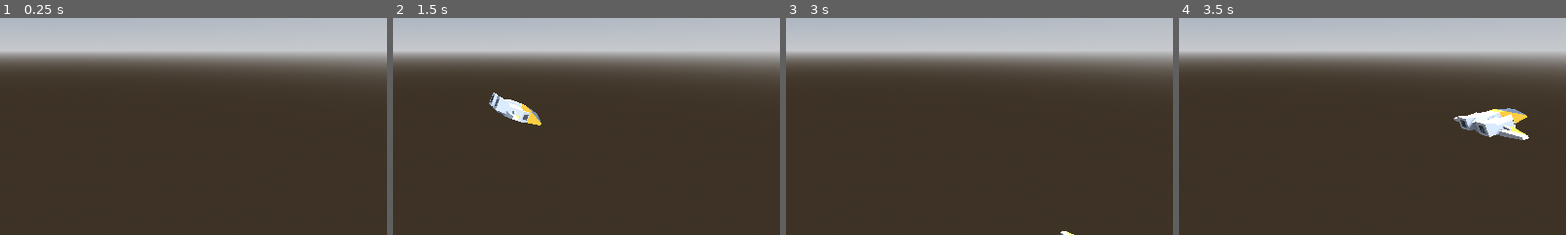
Above: before the commit, frames 1-4 (left to right).
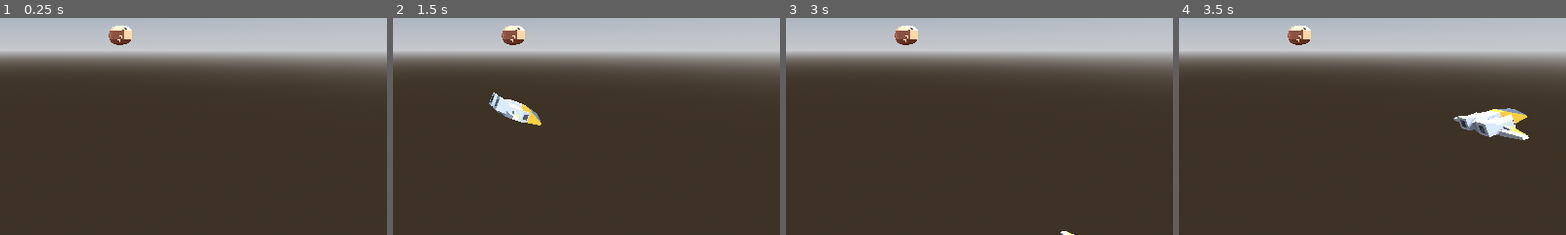
Above: after the commit, the same moments.

Repository: thomz2/smd-space-shooter
Game: Godot game, scene res://scenes/map/test_map.tscn
The game is run twice, just before and just after one commit, with the same random seed, the same clock (stepped at 60 frames per second) and the same inputs. The project has no main scene, so this scene is started directly.
Inputs:
- Up to frame 1 (0.25 s): no input
- Up to frame 2 (1.5 s): tap Enter at 0.5 s; hold Right (ui_right) 0.53-1.28 s; hold Down (ui_down) from 1.28 s (still down)
- Up to frame 3 (3 s): release Down (ui_down) at 2.03 s; hold Right (ui_right) 2.03-2.78 s; hold Up (ui_up) from 2.78 s (still down)
- Up to frame 4 (3.5 s): keep holding Up (ui_up)
The pictures show only the part of the screen within x 45-95%, y 43-92%; the shares and areas given below are measured in that part.

The runs differ from the first frame. In frame 1, 0.5% of the frame differs, in the area x 28-35%, y 3-13%; in frame 2, 0.5%; in frame 3, 0.5%; in frame 4, 0.5%.

Commit message:
first enemy and player death

Diff:
--- a/project.godot
+++ b/project.godot
@@ -14,6 +14,15 @@
 config/features=PackedStringArray("4.3", "GL Compatibility")
 config/icon="res://icon.svg"
 
+[global_group]
+
+PLAYER="player character"
+
+[layer_names]
+
+3d_physics/layer_2="player"
+3d_physics/layer_3="enemy"
+
 [rendering]
 
 renderer/rendering_method="gl_compatibility"
--- /dev/null
+++ b/scenes/enemies/asteroid.tscn
@@ -0,0 +1,34 @@
+[gd_scene load_steps=6 format=3 uid="uid://030jn1smum0a"]
+
+[ext_resource type="Script" path="res://scripts/combat/combat_character_3d.gd" id="1_apuxq"]
+[ext_resource type="ArrayMesh" uid="uid://bpqyfuwyrmuhu" path="res://assets/kenney_spaceships/meteor_detailed.obj" id="2_npsw0"]
+[ext_resource type="Script" path="res://scripts/combat/hitbox_3d.gd" id="3_or822"]
+
+[sub_resource type="SphereShape3D" id="SphereShape3D_5f4vk"]
+radius = 0.4549
+
+[sub_resource type="SphereShape3D" id="SphereShape3D_qx7nk"]
+radius = 0.442509
+
+[node name="Asteroid" type="CharacterBody3D"]
+collision_layer = 4
+collision_mask = 0
+script = ExtResource("1_apuxq")
+health = 1.0
+
+[node name="CollisionShape3D" type="CollisionShape3D" parent="."]
+shape = SubResource("SphereShape3D_5f4vk")
+
+[node name="MeteorDetailed" type="MeshInstance3D" parent="."]
+transform = Transform3D(1, 0, 0, 0, 1, 0, 0, 0, 1, 0, -0.357863, 0)
+mesh = ExtResource("2_npsw0")
+
+[node name="Hitbox3D" type="Area3D" parent="."]
+collision_layer = 0
+collision_mask = 2
+monitorable = false
+script = ExtResource("3_or822")
+target_type = 1
+
+[node name="CollisionShape3D" type="CollisionShape3D" parent="Hitbox3D"]
+shape = SubResource("SphereShape3D_qx7nk")
--- a/scenes/map/test_map.tscn
+++ b/scenes/map/test_map.tscn
@@ -1,6 +1,7 @@
-[gd_scene load_steps=5 format=3 uid="uid://b7s3q5f5vttjw"]
+[gd_scene load_steps=6 format=3 uid="uid://b7s3q5f5vttjw"]
 
 [ext_resource type="PackedScene" uid="uid://cvya6ox4fom6q" path="res://scenes/player/player.tscn" id="1_a8d83"]
+[ext_resource type="PackedScene" uid="uid://030jn1smum0a" path="res://scenes/enemies/asteroid.tscn" id="2_meryx"]
 
 [sub_resource type="ProceduralSkyMaterial" id="ProceduralSkyMaterial_knqax"]
 sky_horizon_color = Color(0.64625, 0.65575, 0.67075, 1)
@@ -27,3 +28,6 @@
 transform = Transform3D(-4.37114e-08, 0, 1, 0, 1, 0, -1, 0, -4.37114e-08, 11.0017, 1.27105, -4.14033)
 
 [node name="Player" parent="." instance=ExtResource("1_a8d83")]
+
+[node name="Asteroid" parent="." instance=ExtResource("2_meryx")]
+transform = Transform3D(1, 0, 0, 0, 1, 0, 0, 0, 1, 0.0325872, 1.85491, -7.34551)
--- a/scenes/player/player.gd
+++ b/scenes/player/player.gd
@@ -25,3 +25,24 @@
 
 	# rotation effect for the model
 	rotation_degrees.x = clamp(velocity.y * 2, -30, 30)
+
+
+# replace normal behavior with custom animation
+func _kill():
+	# can't collide if dead
+	set.bindv(["collision_layer", 0]).call_deferred()
+	set.bindv(["collision_mask", 0]).call_deferred()
+
+	# death animation
+	var move_tween = create_tween().set_ease(Tween.EASE_IN).set_trans(Tween.TRANS_QUAD)
+	move_tween.tween_property(self, "global_position", global_position + Vector3.DOWN*50 + -basis.z*30, 2.0)
+
+	var rotation_tween = create_tween().set_ease(Tween.EASE_OUT).set_trans(Tween.TRANS_CUBIC)
+	rotation_tween.tween_property(self, "rotation_degrees:z", 720, 2.0).from(0)
+	rotation_tween.parallel() # makes the next command parallel to this last one
+	rotation_tween.tween_property(self, "rotation_degrees:x", -60, 2.0).from(0)
+
+	# restart scene
+	# TODO: replace with death screen.
+	await get_tree().create_timer(1.5, true, false, true).timeout
+	get_tree().reload_current_scene()
--- a/scenes/player/player.tscn
+++ b/scenes/player/player.tscn
@@ -1,13 +1,21 @@
-[gd_scene load_steps=3 format=3 uid="uid://cvya6ox4fom6q"]
+[gd_scene load_steps=4 format=3 uid="uid://cvya6ox4fom6q"]
 
 [ext_resource type="Script" path="res://scenes/player/player.gd" id="1_tl27y"]
 [ext_resource type="ArrayMesh" uid="uid://pou5tpidnnbv" path="res://assets/kenney_spaceships/craft_speederC.obj" id="2_bktko"]
 
-[node name="Player" type="CharacterBody3D"]
-collision_layer = 0
+[sub_resource type="BoxShape3D" id="BoxShape3D_gsnyb"]
+size = Vector3(2.15039, 0.561646, 1.62308)
+
+[node name="Player" type="CharacterBody3D" groups=["PLAYER"]]
+collision_layer = 2
 collision_mask = 0
 script = ExtResource("1_tl27y")
+health = 1.0
 
 [node name="Model" type="MeshInstance3D" parent="."]
 transform = Transform3D(-1, 0, -8.74228e-08, 0, 1, 0, 8.74228e-08, 0, -1, 0, -0.276724, 0)
 mesh = ExtResource("2_bktko")
+
+[node name="CollisionShape3D" type="CollisionShape3D" parent="."]
+transform = Transform3D(1, 0, 0, 0, 1, 0, 0, 0, 1, 0, 0.0303345, 0.109482)
+shape = SubResource("BoxShape3D_gsnyb")
--- a/scripts/combat/combat_character_3d.gd
+++ b/scripts/combat/combat_character_3d.gd
@@ -7,7 +7,8 @@
 
 @export var health := 10.0 :
 	set(value): # custom setter function
-		health = value
+		if health <= 0: return # don't process damage if already dead
+		health = max(0, value)
 		if health <= 0:
 			_kill()
 
--- a/scripts/combat/hitbox_3d.gd
+++ b/scripts/combat/hitbox_3d.gd
@@ -5,15 +5,33 @@
 ## Detects when a CombatCharacter3D enters its bounds, and applies damage.
 
 
+enum TargetType { ENEMY, PLAYER, BOTH }
+
 
 
 ## If [code]disabled[/code] is true, this hitbox won't detect any collisions.
 @export var disabled : bool = false :
 	set(value): # custom setter
 		disabled = value
+		set.bindv(["monitoring", !disabled]).call_deferred()
 		monitoring = !disabled
 		monitorable = false # doesn't need to be detected by others
 		process_mode = PROCESS_MODE_DISABLED if disabled else PROCESS_MODE_INHERIT
+
+## What type of character this hitbox should hit and damage. Automatically sets collision masks.
+@export var target_type : TargetType = TargetType.ENEMY :
+	set(value):
+		target_type = value
+		collision_layer = 0 # we can't have any layers
+		collision_mask = 0 # reset masks
+		match target_type:
+			TargetType.ENEMY:
+				set_collision_mask_value(3, true)
+			TargetType.PLAYER:
+				set_collision_mask_value(2, true)
+			TargetType.BOTH:
+				set_collision_mask_value(2, true)
+				set_collision_mask_value(3, true)
 
 ## How much damage to apply on a given target.
 @export var damage : float = 10.0
@@ -28,8 +46,6 @@
 	# when added in the editor
 	if Engine.is_editor_hint():
 		monitorable = false
-		collision_layer = 0
-		collision_mask = 0
 	# when created in the game
 	else:
 		body_entered.connect(_on_body_entered)
